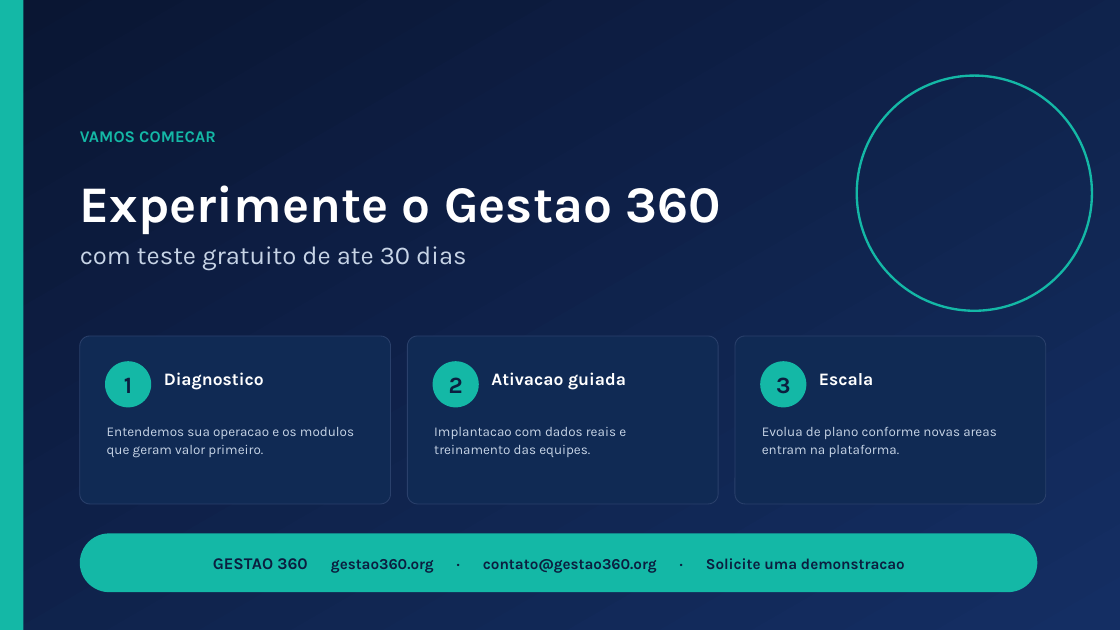
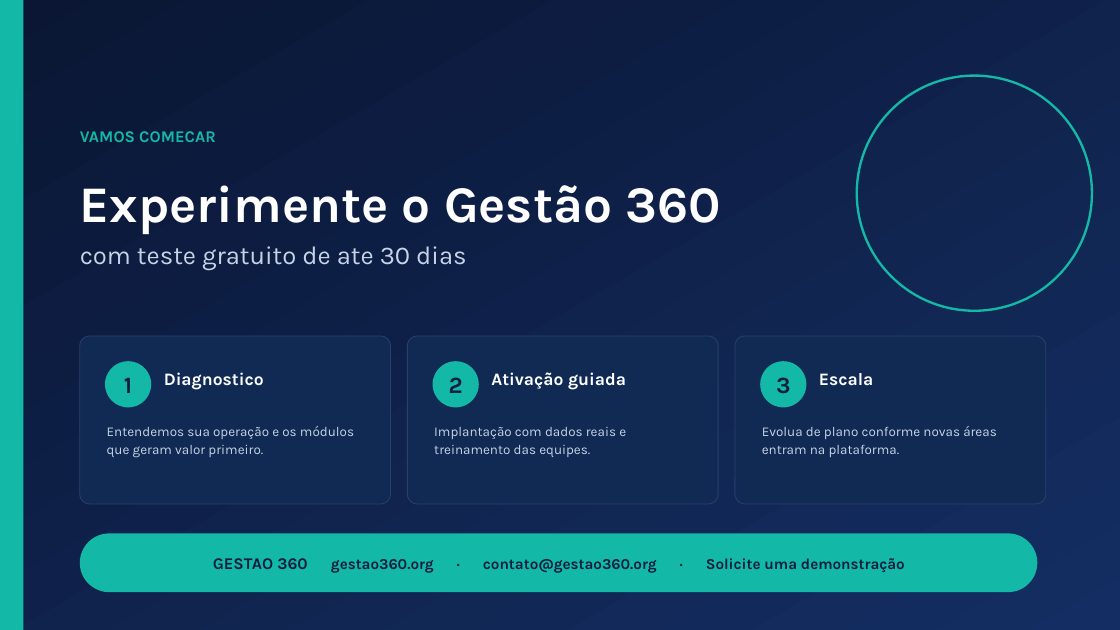
Before and after one commit to aldemirfidelis/gestao-360-indicadores, a slide deck: slide 14 of docs/Apresentacao-Gestao360-Comercial.pptx. Drawn at 1120x630 pixels with LibreOffice and Linux fonts; fonts in the diff are those of the drawing. Boxes give left, top, right and bottom in pixels: in the first picture for what was removed or moved away, otherwise in the second. Text is boxed around its words. In the diff, an @@ line names an element or a change of style, - is before the commit and + after.

```diff
--- a/docs/Apresentacao-Gestao360-Comercial.pptx
+++ b/docs/Apresentacao-Gestao360-Comercial.pptx
@@ text at <box>80,185,721,234</box>: text changed @@
-Experimente o Gestao 360
+Experimente o Gestão 360
@@ text at <box>491,372,626,390</box>: text changed @@
-Ativacao guiada
+Ativação guiada
@@ text at <box>107,426,354,458</box>: text changed @@
-Entendemos sua operacao e os modulos que geram valor primeiro.
+Entendemos sua operação e os módulos que geram valor primeiro.
@@ text at <box>434,427,626,457</box>: text changed @@
-Implantacao com dados reais e treinamento das equipes.
+Implantação com dados reais e treinamento das equipes.
@@ text at <box>762,426,997,457</box>: text changed @@
-Evolua de plano conforme novas areas entram na plataforma.
+Evolua de plano conforme novas áreas entram na plataforma.
@@ text at <box>213,558,905,573</box>: text changed @@
-GESTAO 360 gestao360.org · contato@gestao360.org · Solicite uma demonstracao
+GESTAO 360 gestao360.org · contato@gestao360.org · Solicite uma demonstração
```
Also in this commit, not shown: 12 other slides changed.
